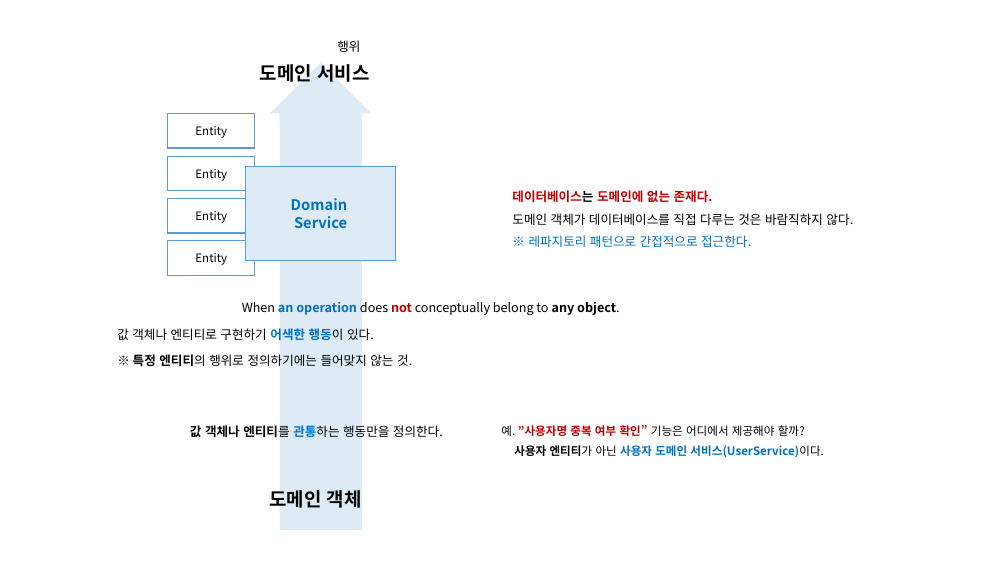
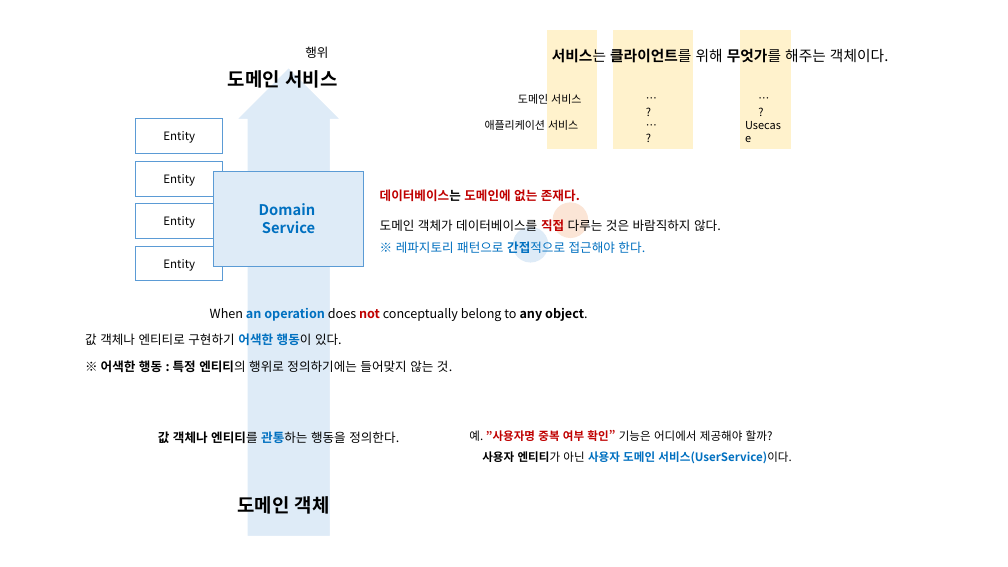
Before and after one commit to hhko/Learning, a slide deck: slide 4 of Books/DDDGuide/Docs/DDDGuide.pptx. Drawn at 1008x567 pixels with LibreOffice and Linux fonts; fonts in the diff are those of the drawing. Boxes give left, top, right and bottom in pixels: in the first picture for what was removed or moved away, otherwise in the second. Text is boxed around its words. In the diff, an @@ line names an element or a change of style, - is before the commit and + after.

```diff
--- a/Books/DDDGuide/Docs/DDDGuide.pptx
+++ b/Books/DDDGuide/Docs/DDDGuide.pptx
@@ rectangle added at bbox=[547, 30, 597, 149], fill #FFF2CC, outline #FFF2CC 1 pt @@
@@ text added at bbox=[552, 47, 888, 66], 14 pt, text #000000 @@
+서비스는 클라이언트를 위해 무엇가를 해주는 객체이다.
@@ rectangle added at bbox=[614, 30, 693, 149], fill #FFF2CC, outline #FFF2CC 1 pt @@
@@ rectangle added at bbox=[741, 30, 790, 149], fill #FFF2CC, outline #FFF2CC 1 pt @@
@@ down arrow: place and size @@
-down arrow at bbox=[268, 61, 374, 532]
+down arrow at bbox=[235, 67, 342, 537]
@@ text added at bbox=[639, 88, 668, 110], 10.5 pt, text #000000 @@
+…?
@@ text added at bbox=[751, 88, 780, 110], 10.5 pt, text #000000 @@
+…?
@@ text added at bbox=[518, 91, 581, 106], 10.5 pt, text #000000 @@
+도메인 서비스
@@ text added at bbox=[639, 114, 668, 136], 10.5 pt, text #000000 @@
+…?
@@ text added at bbox=[738, 115, 794, 136], 10.5 pt, text #000000 @@
+Usecase
@@ text added at bbox=[485, 120, 578, 130], 10.5 pt, text #000000 @@
+애플리케이션 서비스
@@ rectangle "Domain": place and size @@
-rectangle "Domain" at bbox=[246, 166, 396, 261]
+rectangle "Domain" at bbox=[213, 172, 364, 266]
@@ text "데이터베이스는 도메인에 없는 존재다.": place and size @@
-text "데이터베이스는 도메인에 없는 존재다." at bbox=[512, 190, 853, 247]
+text "데이터베이스는 도메인에 없는 존재다." at bbox=[380, 189, 721, 253]
@@ ellipse added at bbox=[554, 203, 588, 237], fill #FBE5D6, outline #FBE5D6 1 pt @@
@@ text at bbox=[380, 217, 721, 234]: text colour #000000 to #C00000, bold on in "직접"; line spacing 1.5 to 2 @@
@@ ellipse added at bbox=[513, 228, 548, 262], fill #DEEBF7, outline #DEEBF7 1 pt @@
@@ text at bbox=[396, 241, 645, 253]: text changed @@
-※ 레파지토리 패턴으로 간접적으로 접근한다.
+※ 레파지토리 패턴으로 간접적으로 접근해야 한다.
@@ text at bbox=[101, 360, 452, 372]: text changed @@
-※ 특정 엔티티의 행위로 정의하기에는 들어맞지 않는 것.
+※ 어색한 행동 : 특정 엔티티의 행위로 정의하기에는 들어맞지 않는 것.
@@ 6 texts, 4 rectangles: place and size @@
-6 texts, 4 rectangles at bbox=[117, 40, 823, 508]
+6 texts, 4 rectangles at bbox=[85, 46, 791, 514]
@@ text at bbox=[158, 431, 399, 443]: text changed @@
-값 객체나 엔티티를 관통하는 행동만을 정의한다.
+값 객체나 엔티티를 관통하는 행동을 정의한다.
```
Also in this commit, not shown: 1 other slide changed, 1 slide added, 9 other files.
